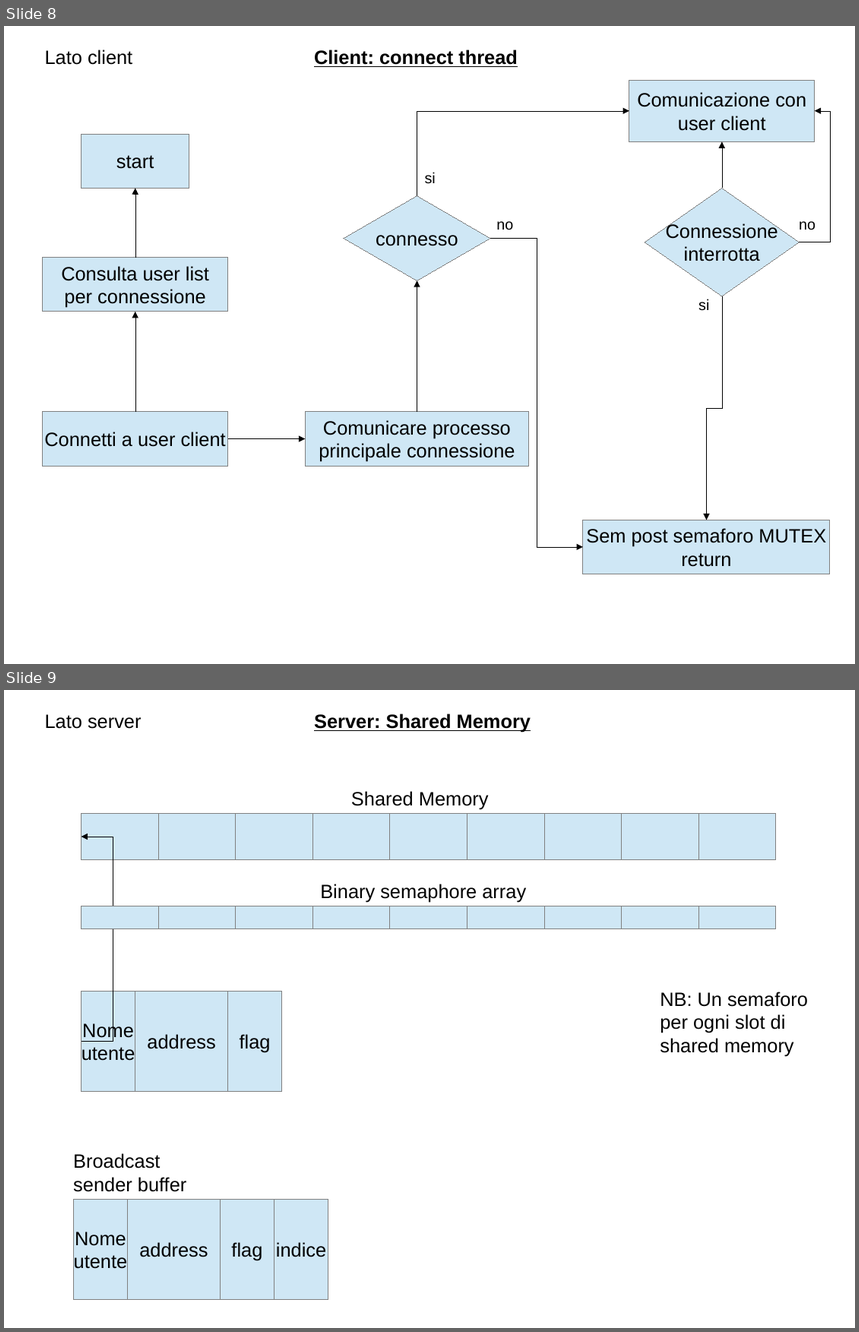
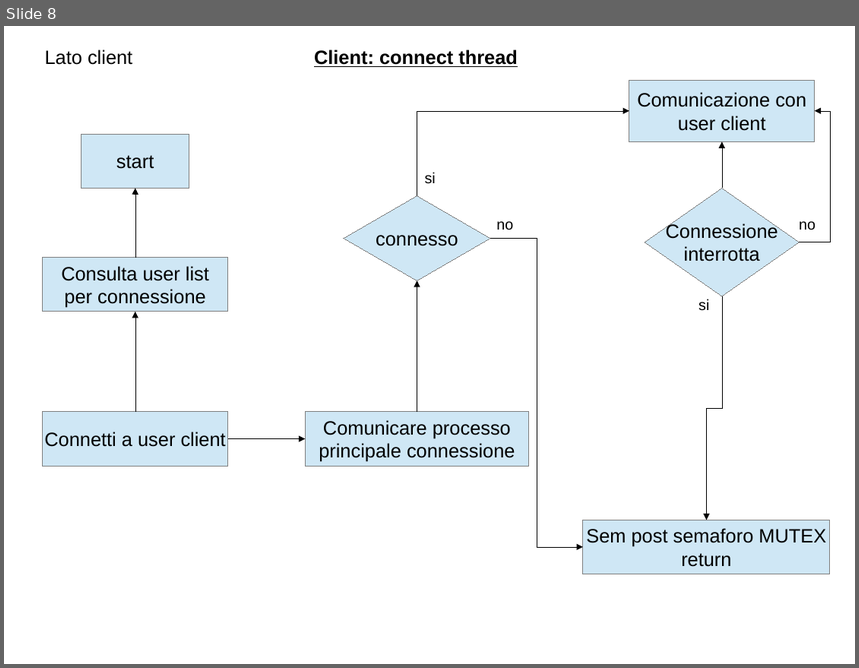
Before and after one commit to polyc/talk-service, a slide deck: SO_projectDiagram.odp. Shown one above the other, each under a label of ours: slides 8 and 9 before the commit, slide 8 after it. The pictures are 859x1332 and 859x668 pixels, drawn with LibreOffice and Linux fonts; fonts in the diff are those of the drawing. Boxes give left, top, right and bottom in pixels: in the first picture for what was removed or moved away, otherwise in the second. Text is boxed around its words. In the diff, an @@ line names an element or a change of style, - is before the commit and + after.

Commit message:
modifica alla parte di invio della lista utenti non piu in udp ma in tcp con un thread per ogni client connesso

```diff
--- a/SO_projectDiagram.odp
+++ b/SO_projectDiagram.odp
@@ slide 9 removed at (x1=4, y1=690, x2=855, y2=1328), background #FFFFFF @@
@@ text removed at (x1=45, y1=714, x2=142, y2=729) @@
-Lato server
@@ text removed at (x1=314, y1=714, x2=531, y2=733) @@
-Server: Shared Memory
@@ text removed at (x1=351, y1=791, x2=489, y2=809) @@
-Shared Memory
@@ rectangle removed at (x1=82, y1=814, x2=158, y2=860) @@
@@ rectangle removed at (x1=158, y1=814, x2=236, y2=860) @@
@@ rectangle removed at (x1=236, y1=814, x2=313, y2=860) @@
@@ rectangle removed at (x1=313, y1=814, x2=390, y2=860) @@
@@ rectangle removed at (x1=390, y1=814, x2=468, y2=860) @@
@@ rectangle removed at (x1=468, y1=814, x2=544, y2=860) @@
@@ rectangle removed at (x1=544, y1=814, x2=622, y2=860) @@
@@ rectangle removed at (x1=622, y1=814, x2=699, y2=860) @@
@@ rectangle removed at (x1=699, y1=814, x2=776, y2=860) @@
@@ elbow arrow removed from (82, 1041) to (82, 837) @@
@@ text removed at (x1=320, y1=884, x2=526, y2=902) @@
-Binary semaphore array
@@ rectangle removed at (x1=82, y1=907, x2=158, y2=929) @@
@@ rectangle removed at (x1=158, y1=907, x2=236, y2=929) @@
@@ rectangle removed at (x1=236, y1=907, x2=313, y2=929) @@
@@ rectangle removed at (x1=313, y1=907, x2=390, y2=929) @@
@@ rectangle removed at (x1=390, y1=907, x2=468, y2=929) @@
@@ rectangle removed at (x1=468, y1=907, x2=544, y2=929) @@
@@ rectangle removed at (x1=544, y1=907, x2=622, y2=929) @@
@@ rectangle removed at (x1=622, y1=907, x2=699, y2=929) @@
@@ rectangle removed at (x1=699, y1=907, x2=776, y2=929) @@
@@ rectangle removed at (x1=82, y1=991, x2=135, y2=1091) @@
-Nome
-utente
@@ rectangle removed at (x1=135, y1=991, x2=228, y2=1091) @@
-address
@@ rectangle removed at (x1=228, y1=991, x2=282, y2=1091) @@
-flag
@@ text removed at (x1=660, y1=992, x2=808, y2=1056) @@
-NB: Un semaforo per ogni slot di shared memory
@@ text removed at (x1=73, y1=1154, x2=186, y2=1192) @@
-Broadcast sender buffer
@@ rectangle removed at (x1=73, y1=1200, x2=128, y2=1300) @@
-Nome
-utente
@@ rectangle removed at (x1=128, y1=1200, x2=221, y2=1300) @@
-address
@@ rectangle removed at (x1=221, y1=1200, x2=275, y2=1300) @@
-flag
@@ rectangle removed at (x1=275, y1=1200, x2=329, y2=1300) @@
-indice
```
Also in this commit, not shown: 6 slides changed, 4 slides added, 1 other slide removed.
